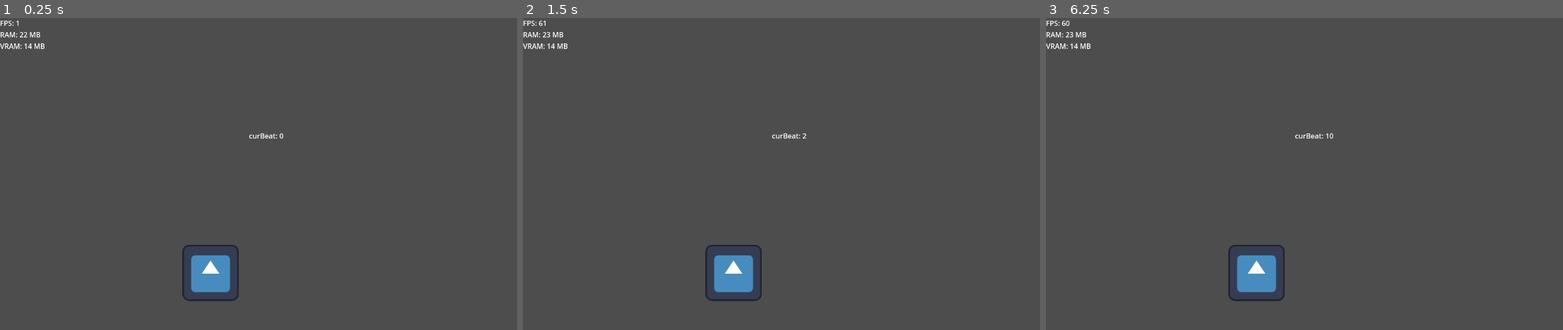
Above: before the commit, frames 1-3 (left to right).
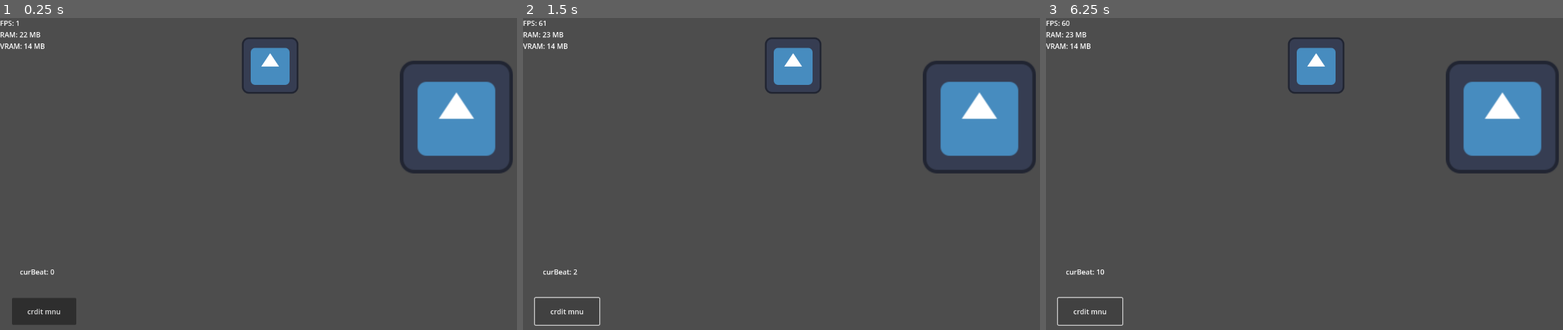
Above: after the commit, the same moments.

Repository: FNF-Coder-s-Den/MEAT-BEAT-MANIA
Game: Godot game, scene res://balls.tscn
The game is run twice, just before and just after one commit, with the same random seed, the same clock (stepped at 60 frames per second) and the same inputs. The engine's default icon, where the game draws it, is replaced by a stand-in: a white triangle on a blue panel in a dark square.
Inputs (mouse positions are in pixels of both pictures, inside the frame that each line leads up to):
- Up to frame 1 (0.25 s): no input
- Up to frame 2 (1.5 s): click (569, 311) at 0.5 s, where only the run after the commit has a clickable "crdit mnu"; click (569, 311) at 1.25 s, where only the run after the commit has a clickable "crdit mnu"
- Up to frame 3 (6.25 s): click (1092, 311) at 2 s, where only the run after the commit has a clickable "crdit mnu"; tap Enter at 2.75, 5 s; tap Space at 3.5, 5.75 s

The runs differ from the first frame. In frame 1, 8.0% of the frame differs, in the area x 2-100%, y 6-99%; in frame 2, 7.2%; in frame 3, 7.2%.

Commit message:
meat beat my ass

Diff:
--- a/balls.tscn
+++ b/balls.tscn
@@ -7,12 +7,24 @@
 script = ExtResource("1_re1l6")
 
 [node name="Icon" type="Sprite2D" parent="."]
-position = Vector2(477, 579)
+position = Vector2(612, 108)
+texture = ExtResource("1_15pdi")
+
+[node name="Icon2" type="Sprite2D" parent="."]
+position = Vector2(1034, 225)
+scale = Vector2(2, 2)
 texture = ExtResource("1_15pdi")
 
 [node name="curBeat" type="Label" parent="."]
-offset_left = 564.21
-offset_top = 256.291
-offset_right = 604.21
-offset_bottom = 279.291
+offset_left = 45.0
+offset_top = 565.0
+offset_right = 159.0
+offset_bottom = 591.0
 text = "palce gold toxt"
+
+[node name="Button" type="Button" parent="."]
+offset_left = 27.0
+offset_top = 636.0
+offset_right = 173.0
+offset_bottom = 697.0
+text = "crdit mnu"
--- /dev/null
+++ b/scenes/menus/credits menu.tscn
@@ -0,0 +1,50 @@
+[gd_scene load_steps=5 format=3 uid="uid://y71kgho7ohy6"]
+
+[ext_resource type="Script" path="res://scripts/menu/credits menu.gd" id="1_8cif8"]
+[ext_resource type="Texture2D" uid="uid://bf6h3xwn1cgwc" path="res://assets/images/menus/void.png" id="2_axpbg"]
+[ext_resource type="Texture2D" uid="uid://bie426nb2sb8f" path="res://assets/images/menus/swoed.png" id="3_u41po"]
+[ext_resource type="Texture2D" uid="uid://crvowgwy3ghq1" path="res://assets/images/menus/alex.png" id="4_0y8cw"]
+
+[node name="credits menu" type="Node2D"]
+script = ExtResource("1_8cif8")
+
+[node name="left" type="Button" parent="."]
+offset_left = 22.0
+offset_top = 272.0
+offset_right = 89.0
+offset_bottom = 384.0
+theme_override_font_sizes/font_size = 52
+text = "<"
+
+[node name="right" type="Button" parent="."]
+offset_left = 1190.0
+offset_top = 279.0
+offset_right = 1257.0
+offset_bottom = 391.0
+theme_override_font_sizes/font_size = 52
+text = ">
+"
+
+[node name="icon" type="Control" parent="."]
+texture_filter = 1
+layout_mode = 3
+anchors_preset = 0
+offset_left = 629.0
+offset_top = 323.0
+offset_right = 669.0
+offset_bottom = 363.0
+scale = Vector2(2, 2)
+
+[node name="Void" type="Sprite2D" parent="icon"]
+position = Vector2(20, 7)
+texture = ExtResource("2_axpbg")
+
+[node name="Sword" type="Sprite2D" parent="icon"]
+position = Vector2(13, 2)
+texture = ExtResource("3_u41po")
+
+[node name="Alex" type="Sprite2D" parent="icon"]
+position = Vector2(15, 3)
+texture = ExtResource("4_0y8cw")
+
+[connection signal="pressed" from="left" to="." method="_on_left_pressed"]
--- /dev/null
+++ b/scripts/menu/credits menu.gd
@@ -0,0 +1,22 @@
+extends Node2D
+
+var credits = [
+	"alex",
+	"void",
+	"sword"
+]
+
+var cur_select = 0
+
+# Called when the node enters the scene tree for the first time.
+func _ready():
+	pass # Replace with function body.
+
+
+# Called every frame. 'delta' is the elapsed time since the previous frame.
+func _process(delta):
+	pass
+
+
+func _on_left_pressed():
+	pass # Replace with function body.
Binary file added: assets/images/menus/alex.png
Not shown, added: assets/images/menus/alex.png.import
Binary file added: assets/images/menus/swoed.png
Not shown, added: assets/images/menus/swoed.png.import
Binary file added: assets/images/menus/void.png
Not shown, added: assets/images/menus/void.png.import
Not shown, added: assets/sounds/meat_beat_mania2.ogg.import
Not shown, added: assets/sounds/meat_beat_mania2.ogg
